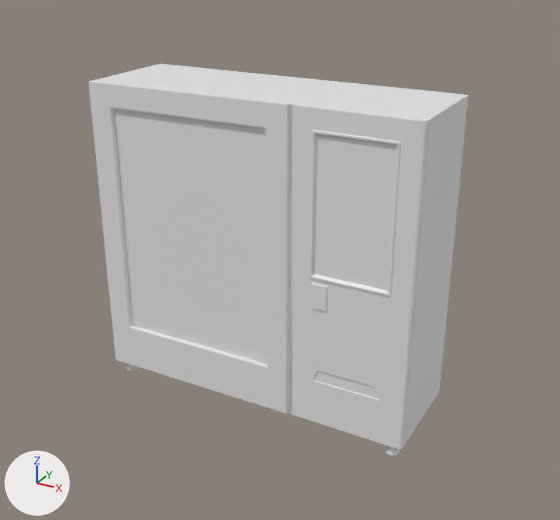
Before and after pictures for a commit that changed the FBX model Assets/Models/Park/Vending_Machine.fbx.
One viewpoint serves both versions: a 50 mm camera at (20.66, 6.29, 3.48) aimed at (18.1, 10.96, 1.15). The axes (+X, +Y, +Z) are drawn at lower left. The lights are the same throughout. Materials are left out; every surface is plain grey. Where no turn or scale is listed for an object, it has been applied to the vertices.

Objects in the first picture: 'Vending_machine'.
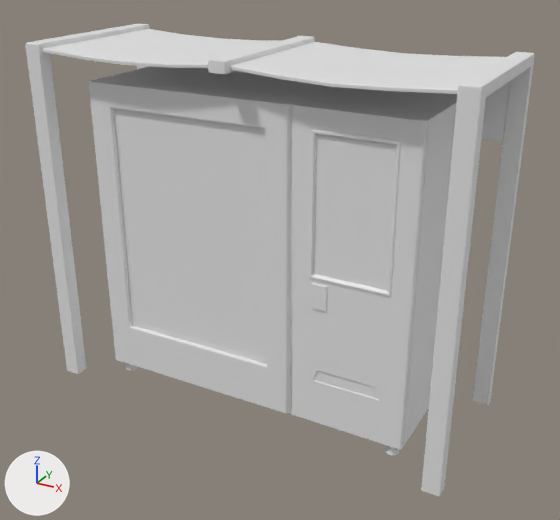
The newer file is also turned or shifted as a whole; pictures and numbers use the older file's frame.

What differs and where, as boxes (x1, y1, x2, y2) in the pictures (560 x 520 px):
'Roof', added
    after: (25, 24, 535, 496)

Diff of the bpy script that builds the scene:
```diff
--- a/Assets/Models/Park/Vending_Machine.fbx.py
+++ b/Assets/Models/Park/Vending_Machine.fbx.py
@@ me_mesh_001 @@
+me_mesh_001.from_pydata(...)  # 420 vertices, 386 faces; spans x -1.63..1.63, y -0.63..0.63, z -0.01..2.69
@@ ob_roof @@
+ob_roof = bpy.data.objects.new('Roof', me_mesh_001)
+ob_roof.location = (17.994, 11.001, 0.0)
```
